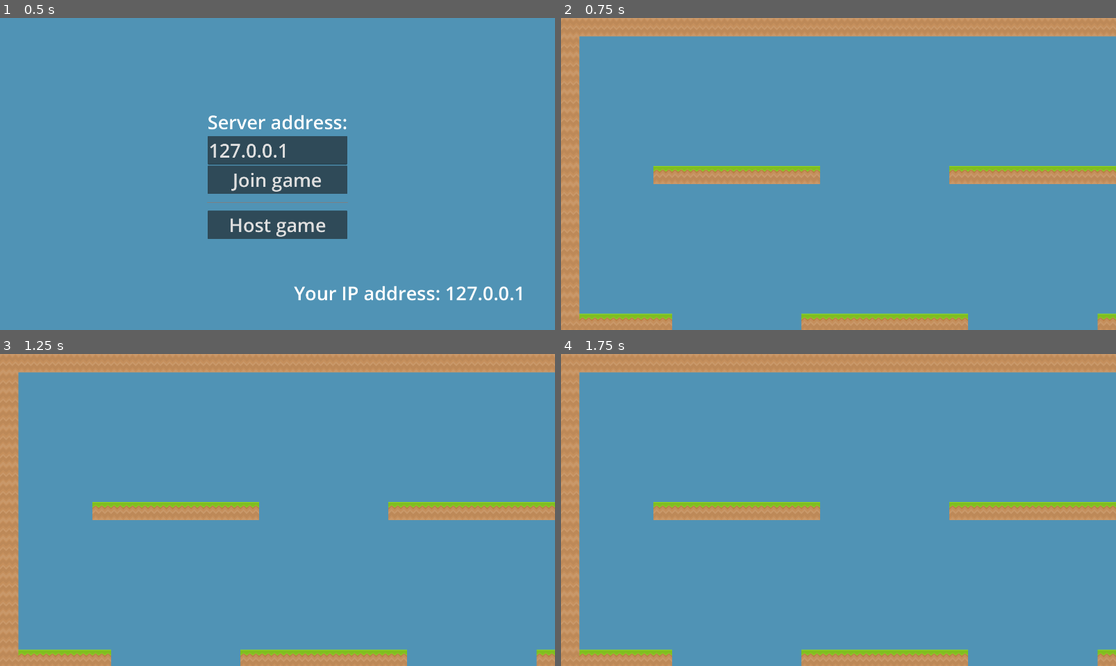
Above: before the commit, frames 1-4 (two rows, left to right).
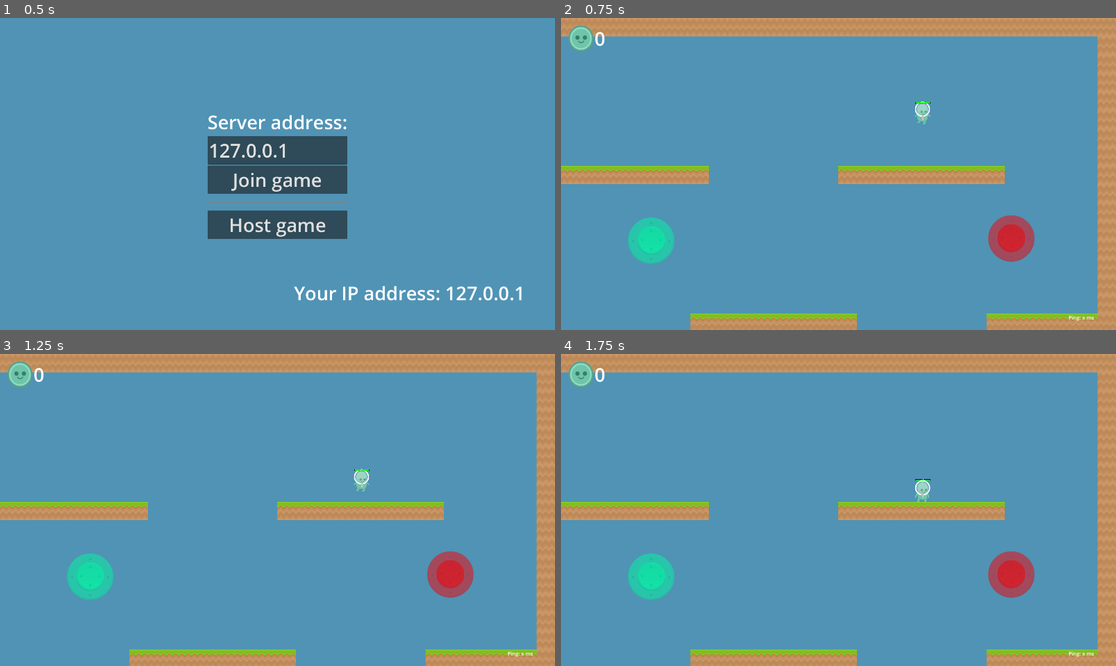
Above: after the commit, the same moments.

Repository: pekuja/rocket-tag-mobile
Game: Godot game, scene res://scenes/Main.tscn
The game is run twice, just before and just after one commit, with the same random seed, the same clock (stepped at 60 frames per second) and the same inputs. Before the commit the project starts from res://scenes/main_menu.tscn.
Inputs (mouse positions are in pixels of both pictures, inside the frame that each line leads up to):
- Up to frame 1 (0.5 s): no input
- Up to frame 2 (0.75 s): click "Host game" at 0.5 s
- Up to frame 3 (1.25 s): no input
- Up to frame 4 (1.75 s): move the mouse to (960, 494) at 1.27 s; click (960, 494) at 1.42 s

Frame 1 is identical in both runs. In frame 2, 16% of the frame differs, in the area x 0-100%, y 2-100%; in frame 3, 16%; in frame 4, 16%.

Commit message:
Added support for the host to have a local player
Essentially I replicated logic from server.gd into client.gd, and added some specific code to make sure that the local player is handled correctly.

This does duplicate some code in server.gd and client.gd, but I may eventually just get rid of server.gd. For now, I did change the main scene of the project to the Main scene, and updated it so it either spawns the main menu scene, or if it's a dedicated server build, it spawns the server scene. That is still using the server script. The downside with that one is that it doesn't yet have the scoreboard, so I think I will set up the client script with an option to get rid of the local player, and then I'll just use the same scene and script for dedicated server.

Diff:
--- a/project.godot
+++ b/project.godot
@@ -11,7 +11,7 @@
 [application]
 
 config/name="Rocket Tag Mobile"
-run/main_scene="res://scenes/main_menu.tscn"
+run/main_scene="res://scenes/Main.tscn"
 config/features=PackedStringArray("4.3", "Mobile")
 config/icon="res://icon.svg"
 
--- a/scenes/client.gd
+++ b/scenes/client.gd
@@ -10,7 +10,12 @@
 const PING_INTERVAL_US = 100000
 const PING_RESULTS_TO_AVERAGE = 10
 
+const MAX_CONNECTIONS = 32
+const TIME_TO_RESPAWN = 5.0
+
 @export var server_address = "127.0.0.1"
+
+var is_host = false
 
 var _next_projectile_id = 0
 var _ping_send_time = 0
@@ -19,25 +24,71 @@
 var _game_time_offsets = []
 
 func _ready() -> void:
+	if is_host:
+		_peer.create_server(PORT, MAX_CONNECTIONS)
+		multiplayer.multiplayer_peer = _peer
+
+		var id = multiplayer.get_unique_id()
+
+		players[id] = local_player.character
+		local_player.character.id = id
+		local_player.character.update_sprite()
+		local_player.character.global_position = get_random_spawn_point()
+		local_player.character.player_died.connect(_on_player_died)
+
+		player_ids.append(id)
+
+		scoreboard.set_num_of_players(1)
+		scoreboard.update_score_display(0, local_player.character.sprite_frame_index, 0)
+	else:
+		print("Connecting to server at ", server_address)
+
+		_peer.create_client(server_address, PORT)
+		multiplayer.multiplayer_peer = _peer
+
+		multiplayer.connected_to_server.connect(_on_connected_to_server)
+		multiplayer.connection_failed.connect(_on_connection_failed)
+
 	local_player.projectile_shot.connect(_on_projectile_shot)
 	local_player.grapplinghook_shot.connect(_on_grapplinghook_shot)
 	local_player.grapplinghook_detach.connect(_on_grapplinghook_detach)
 
 	camera.local_player = local_player
 
-	print("Connecting to server at ", server_address)
-
-	_peer.create_client(server_address, PORT)
-	multiplayer.multiplayer_peer = _peer
-
-	multiplayer.connected_to_server.connect(_on_connected_to_server)
-	multiplayer.connection_failed.connect(_on_connection_failed)
 	multiplayer.peer_connected.connect(_on_player_connected)
 	multiplayer.peer_disconnected.connect(_on_player_disconnected)
 
-func _process(_delta) -> void:
-	if not _waiting_for_ping and Time.get_ticks_usec() - _ping_send_time >= PING_INTERVAL_US:
-		send_ping_to_server()
+func _process(delta) -> void:
+	if is_multiplayer_authority():
+		for playerId in players:
+			var player_character = players[playerId]
+			var hookState : GrapplingHook.State = GrapplingHook.State.Inactive
+			var hookPosition = Vector2(0,0)
+			var hookVelocity = Vector2(0,0)
+			if player_character.hook:
+				hookState = player_character.hook.state
+				hookPosition = player_character.hook.position
+				hookVelocity = player_character.hook.velocity
+
+			if player_character.health == 0:
+				if player_character.respawn_timer <= 0:
+					player_character.respawn_timer = TIME_TO_RESPAWN
+				else:
+					player_character.respawn_timer -= delta
+
+					if player_character.respawn_timer <= 0:
+						player_character.health = 100
+						player_character.update_healthbar()
+						player_character.global_position = get_random_spawn_point()
+						player_character.velocity = Vector2(0.0, 0.0)
+
+			sync_player_state.rpc(
+				playerId, player_character.health, player_character.score,
+				player_character.global_position, player_character.velocity,
+				hookState, hookPosition, hookVelocity)
+	else:
+		if not _waiting_for_ping and Time.get_ticks_usec() - _ping_send_time >= PING_INTERVAL_US:
+			send_ping_to_server()
 
 func _on_player_disconnected(id : int):
 	super(id)
@@ -96,6 +147,16 @@
 		sync_projectile_shot.rpc(_next_projectile_id, position, direction, speed)
 		_next_projectile_id += 1
 
+
+func _on_projectile_impact(projectile):
+	print("Projectile impact")
+	sync_create_explosion.rpc(projectile.player.id, projectile.global_position)
+	sync_remove_projectile.rpc(projectile.player.id, projectile.id)
+
+func _on_projectile_expired(projectile):
+	print("Projectile expired")
+	sync_create_explosion.rpc(projectile.player.id, projectile.global_position)
+
 func _on_grapplinghook_shot(position, direction, speed):
 	if is_multiplayer():
 		sync_grapplinghook_shot.rpc(position, direction, speed)
@@ -103,6 +164,15 @@
 func _on_grapplinghook_detach():
 	if is_multiplayer():
 		sync_grapplinghook_detach.rpc()
+
+func _on_player_died(victim, killer):
+	if victim == killer:
+		killer.score -= 1
+	else:
+		killer.score += 1
+
+	print("Updating player score for ", killer.id, ": ", killer.score)
+	scoreboard.update_score_display(get_player_index(killer.id), killer.sprite_frame_index, killer.score)
 
 func get_player_index(player_id : int):
 	return player_ids.find(player_id)
@@ -128,6 +198,35 @@
 			hook.global_position = hookPosition
 			hook.velocity = hookVelocity
 			hook.state = hookState
+
+@rpc("any_peer", "call_remote", "reliable")
+func player_join_game():
+	super()
+
+	if is_multiplayer_authority():
+		sync_player_list.rpc(player_ids)
+
+		scoreboard.set_num_of_players(player_ids.size())
+
+		var id = multiplayer.get_remote_sender_id()
+		var player = get_player_character(id)
+		scoreboard.update_score_display(get_player_index(id), player.sprite_frame_index, 0)
+
+@rpc("any_peer", "call_local")
+func sync_projectile_shot(projectile_id, position, direction, speed):
+	if is_multiplayer_authority():
+		var projectile = create_projectile(projectile_id, position, direction, speed)
+
+		if projectile:
+			projectile.projectile_impact.connect(_on_projectile_impact)
+			projectile.projectile_expired.connect(_on_projectile_expired)
+	else:
+		create_projectile(projectile_id, position, direction, speed)
+
+@rpc("any_peer", "call_remote")
+func ping():
+	var id = multiplayer.get_remote_sender_id()
+	pong.rpc_id(id, Time.get_ticks_usec())
 
 @rpc("any_peer", "call_remote")
 func pong(game_time : int):
--- a/scenes/local_player.gd
+++ b/scenes/local_player.gd
@@ -10,7 +10,7 @@
 
 @export var grapplingHookSpeed = 400.0
 
-@onready var character = $Character
+@onready var character : PlayerCharacter = $Character
 @onready var _projectile_spawn_point = $Character/GunSprite/ProjectileSpawnPoint
 @onready var _sprite_gun = $Character/GunSprite
 @onready var _arrow = $Character/Arrow
--- a/scenes/main.gd
+++ b/scenes/main.gd
@@ -5,10 +5,11 @@
 	if OS.has_feature("server"):
 		var scene = ResourceLoader.load("res://scenes/Server.tscn")
 		var server_scene = scene.instantiate()
-		add_child(server_scene)
+		var root = get_tree().get_root()
+		root.add_child.call_deferred(server_scene)
 		server_scene.name = "Sync"
 	else:
-		var scene = ResourceLoader.load("res://scenes/Client.tscn")
+		var scene = ResourceLoader.load("res://scenes/main_menu.tscn")
 		var client_scene = scene.instantiate()
-		add_child(client_scene)
-		client_scene.name = "Sync"
+		var root = get_tree().get_root()
+		root.add_child.call_deferred(client_scene)
--- a/scenes/main_menu.gd
+++ b/scenes/main_menu.gd
@@ -33,7 +33,9 @@
 	hide()
 
 func _on_host_game_pressed() -> void:
-	var scene = server_scene.instantiate()
+	#var scene = server_scene.instantiate()
+	var scene : ClientNode = client_scene.instantiate()
+	scene.is_host = true
 	scene.name = "Sync"
 	var root = get_tree().get_root()
 	root.add_child(scene)
--- a/scenes/sync.gd
+++ b/scenes/sync.gd
@@ -39,10 +39,7 @@
 		player_ids.erase(id)
 
 func _on_player_died(victim, killer):
-	if victim == killer:
-		killer.score -= 1
-	else:
-		killer.score += 1
+	pass
 
 func get_player_character(id : int):
 	if players.has(id):
@@ -152,7 +149,7 @@
 	hook.global_position = position
 	hook.velocity = direction * speed
 
-@rpc("any_peer", "call_remote")
+@rpc("any_peer", "call_local")
 func sync_grapplinghook_detach():
 	var id = multiplayer.get_remote_sender_id()
 	detach_hook(id)
